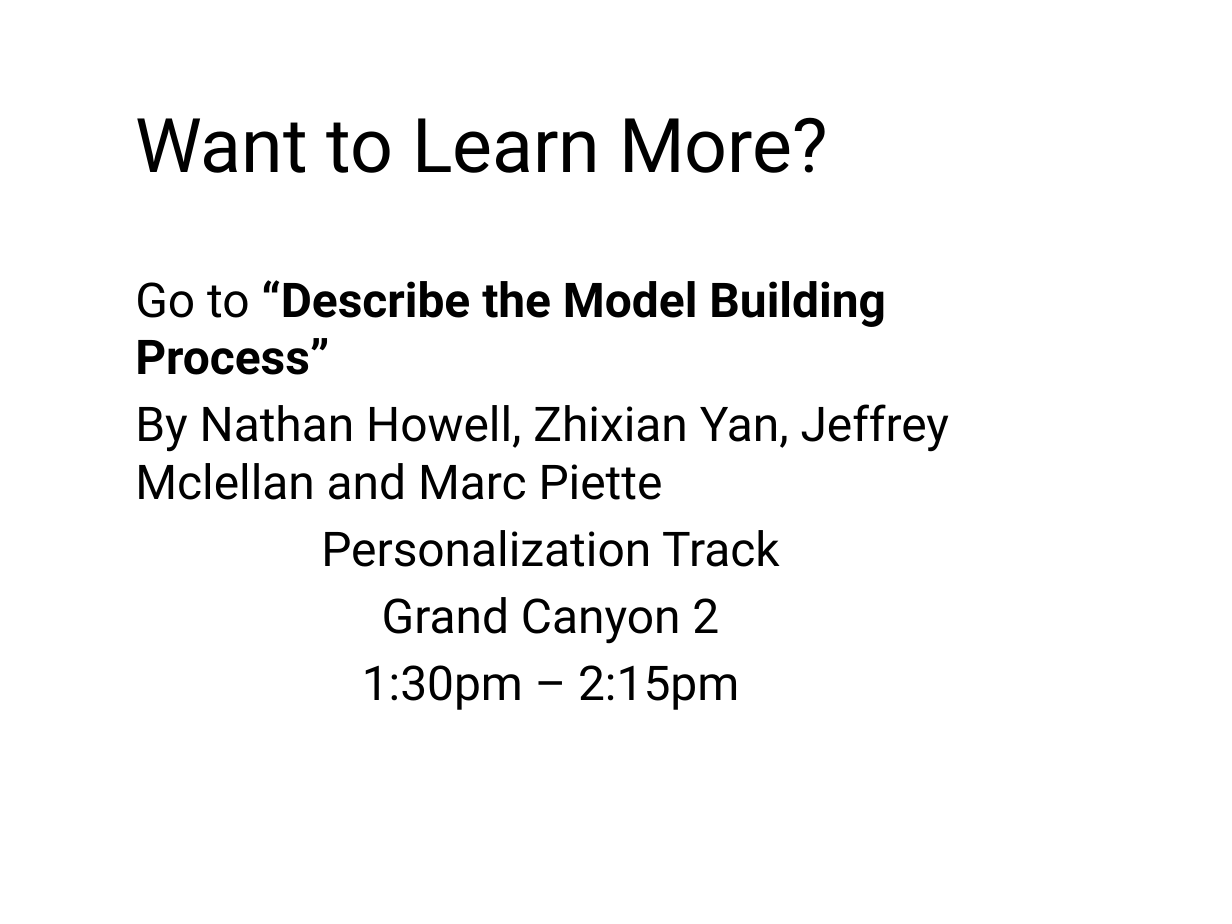
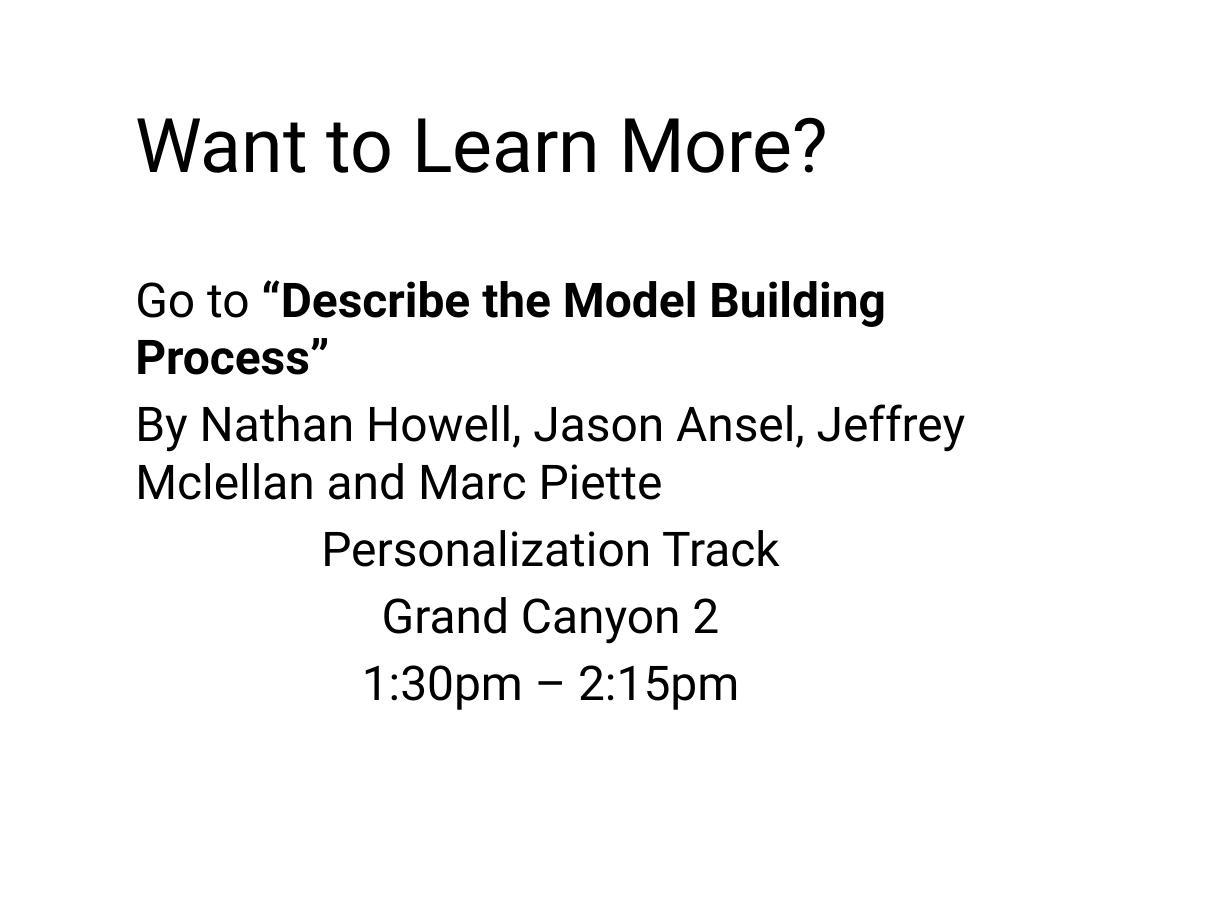
Before and after one commit to aloksharma1993/techfest-ml-tutorial, a slide deck: slide 46 of Techfest_ML.pptx (slide 44 before the commit). Drawn at 1232x924 pixels with LibreOffice and Linux fonts; fonts in the diff are those of the drawing; background and template pictures are left out. Boxes give left, top, right and bottom in pixels: in the first picture for what was removed or moved away, otherwise in the second. Text is boxed around its words. In the diff, an @@ line names an element or a change of style, - is before the commit and + after.

```diff
--- a/Techfest_ML.pptx
+++ b/Techfest_ML.pptx
@@ text at (135, 404, 966, 500): text changed @@
-By Nathan Howell, Zhixian Yan, Jeffrey Mclellan and Marc Piette
+By Nathan Howell, Jason Ansel, Jeffrey Mclellan and Marc Piette
```
Also in this commit, not shown: 6 other slides changed, 2 slides added.
